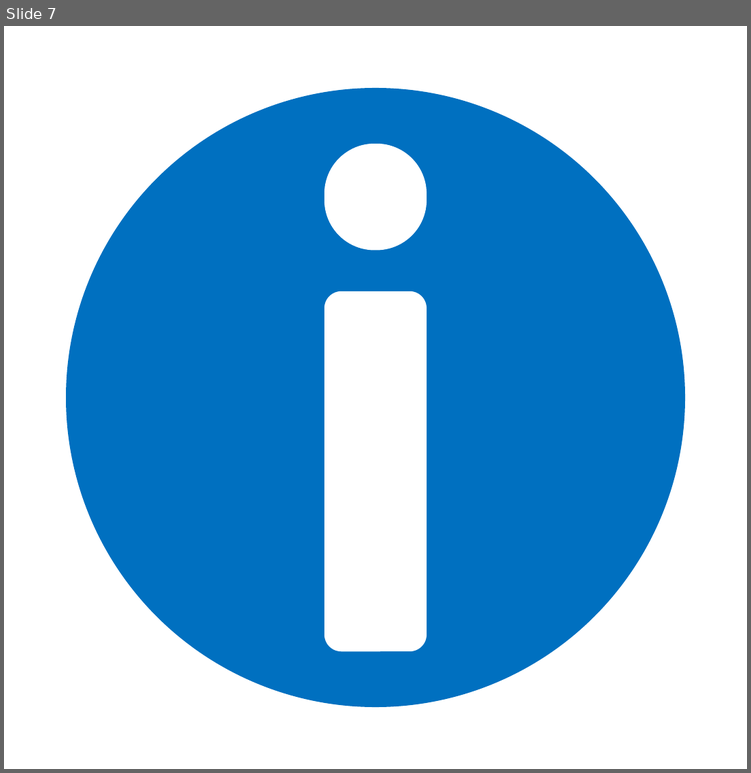
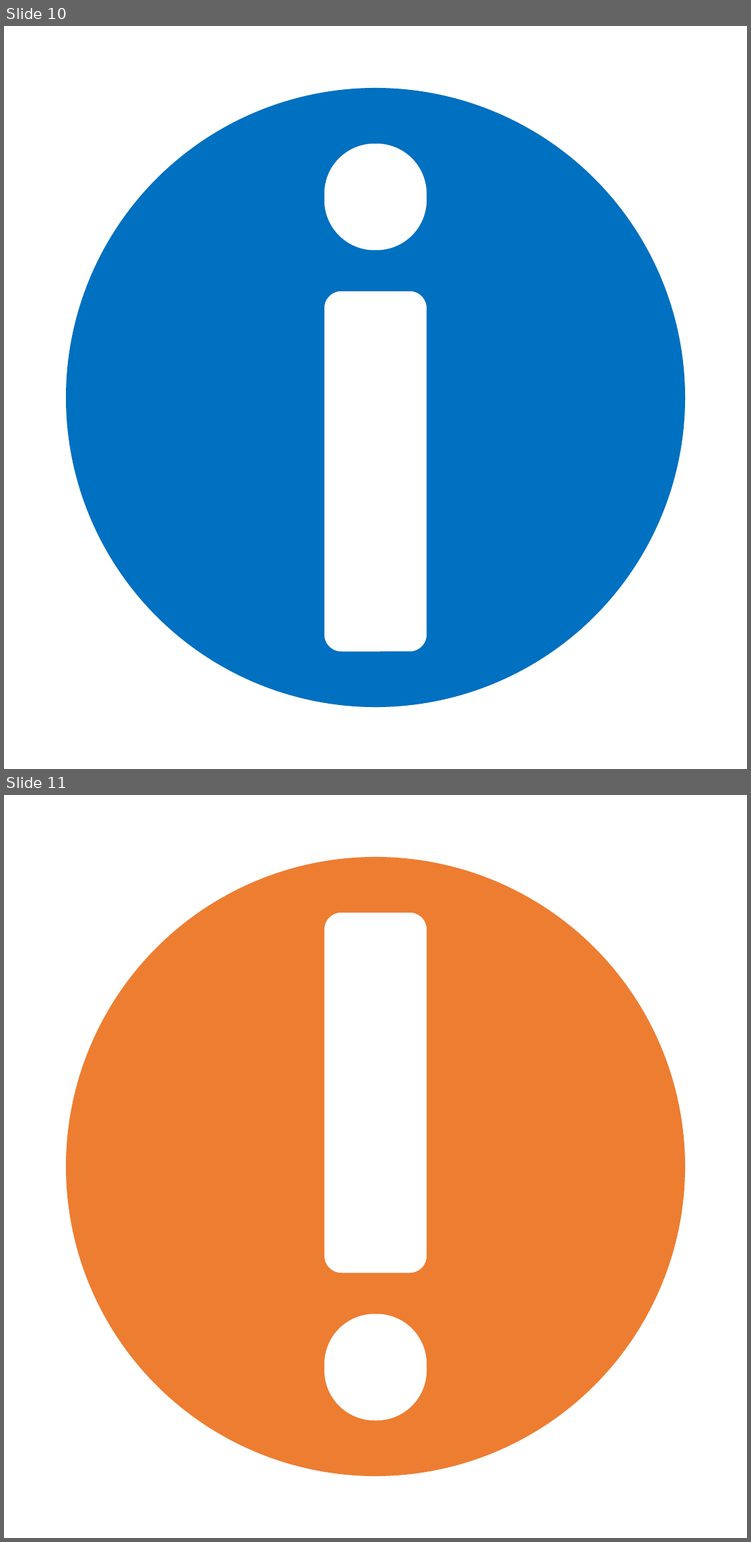
Before and after one commit to alisopp/KaraokeMusicVideoManager, a slide deck: ImageResources/ProjectFiles/menu.pptx. Shown one above the other, each under a label of ours: slide 7 before the commit, slides 10 and 11 after it. The pictures are 751x773 and 751x1542 pixels, drawn with LibreOffice and Linux fonts; fonts in the diff are those of the drawing. Boxes give left, top, right and bottom in pixels: in the first picture for what was removed or moved away, otherwise in the second. Text is boxed around its words. In the diff, an @@ line names an element or a change of style, - is before the commit and + after.

```diff
--- a/ImageResources/ProjectFiles/menu.pptx
+++ b/ImageResources/ProjectFiles/menu.pptx
@@ slide 11 added at box(4, 795, 747, 1538), background #FFFFFF @@
@@ ellipse added at box(66, 857, 685, 1476), fill #ED7D31 @@
@@ rounded rectangle added at box(324, 913, 426, 1272), fill #FFFFFF @@
@@ rounded rectangle added at box(324, 1313, 426, 1420), fill #FFFFFF @@
@@ what was slide 7 is now slide 10 @@
```
Also in this commit, not shown: 13 other slides added, 26 other files.
